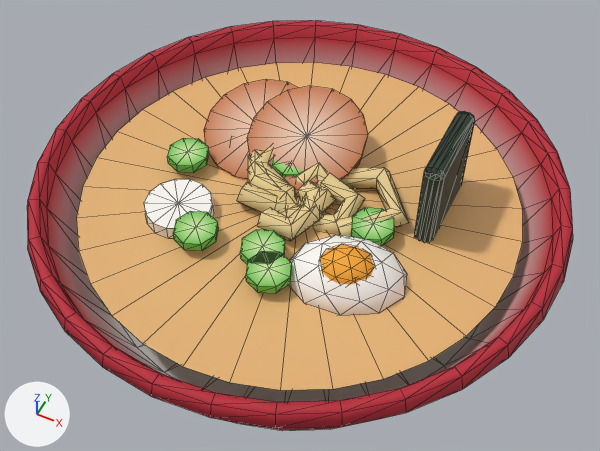
An edit to the glTF model game/assets/models/item_dish_ramen.glb, drawn before and after from the same camera.
Rendered twice from a camera (50 mm lens) standing at (0.108, -0.215, 0.314) and looking at (0.001, -0.002, 0.048). Lighting does not change. The marker at lower left points along +X, +Y and +Z. The picture after the commit comes second. Mesh edges are drawn as thin lines. Vertices at exactly the same position are counted once.

In view in the first picture: 'item_dish_ramen_gloss', 'item_dish_ramen_main'.
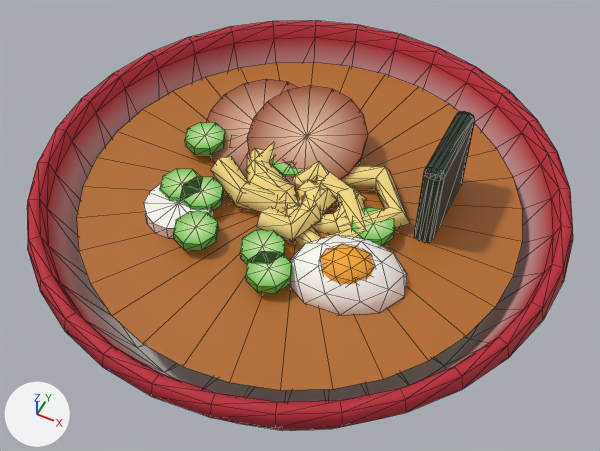
What differs and where, as boxes [x1, y1, x2, y2] in the pictures (600 x 451 px; the box of a moved part takes in the faces that stretch with it):
part 1 of me_item_dish_ramen_gloss, recoloured (beige to orange)
    both: [76, 62, 523, 390]
part 2 of me_item_dish_ramen_main, moved or reshaped
    before: [167, 138, 209, 173]
    after: [160, 169, 202, 201]
part 3 of me_item_dish_ramen_main, added
    after: [185, 122, 225, 155]
part 4 of me_item_dish_ramen_main, added
    after: [181, 177, 224, 211]
part 5 of me_item_dish_ramen_main, added
    after: [210, 156, 368, 247]
part 6 of me_item_dish_ramen_main, recoloured
    both: [207, 79, 409, 241]

The edits, one by one:
me_item_dish_ramen_gloss has 33 vertices, 32 faces and spans x -0.092..0.092, y -0.092..0.092, z 0.062.
me_item_dish_ramen_gloss is used by ob_item_dish_ramen_gloss; location (0.0, 0.0, 0.0).
me_item_dish_ramen_gloss part 1: 32 faces centred in x -0.061..0.061, y -0.061..0.061, z 0.062 are repainted in the vertex colours; the middle colour goes from beige #e8b878 to orange #b8702e.
me_item_dish_ramen_main is used by ob_item_dish_ramen_main; location (0.0, 0.0, 0.0).
me_item_dish_ramen_main had 911 vertices, 1638 faces and spanned x -0.11..0.11, y -0.11..0.11, z 0.0..0.1.
me_item_dish_ramen_main now has 997 vertices, 1770 faces and spans x -0.11..0.11, y -0.11..0.11, z 0.0..0.1.
me_item_dish_ramen_main part 2: the loose piece of 17 vertices spanning x -0.06..-0.042, y -0.013..0.005, z 0.066..0.07 is moved by (0.007, -0.017, 0.0).
me_item_dish_ramen_main part 3: the loose piece of 17 vertices spanning x -0.06..-0.042, y -0.013..0.005, z 0.066..0.07 is copied, and the copy is moved by (0.001, 0.012, 0.0); it spans x -0.059..-0.041, y -0.001..0.017, z 0.066..0.07.
me_item_dish_ramen_main part 4: the loose piece of 17 vertices spanning x -0.035..-0.017, y -0.049..-0.031, z 0.066..0.07 is copied, and the copy is moved by (-0.008, 0.018, 0.0); it spans x -0.043..-0.025, y -0.031..-0.013, z 0.066..0.07.
me_item_dish_ramen_main part 5: a new loose piece of 35 vertices spanning x -0.038..0.039, y -0.028..0.008, z 0.055..0.073, in mat_item_dish_ramen_main.
me_item_dish_ramen_main part 6: 608 kept faces spanning x -0.056..0.048, y -0.027..0.048, z 0.055..0.082 get new vertex colours; the middle colour goes from yellow #e6ce90 to yellow #f2d983.
Other edits to the shape of me_item_dish_ramen_main do not show in these pictures.
